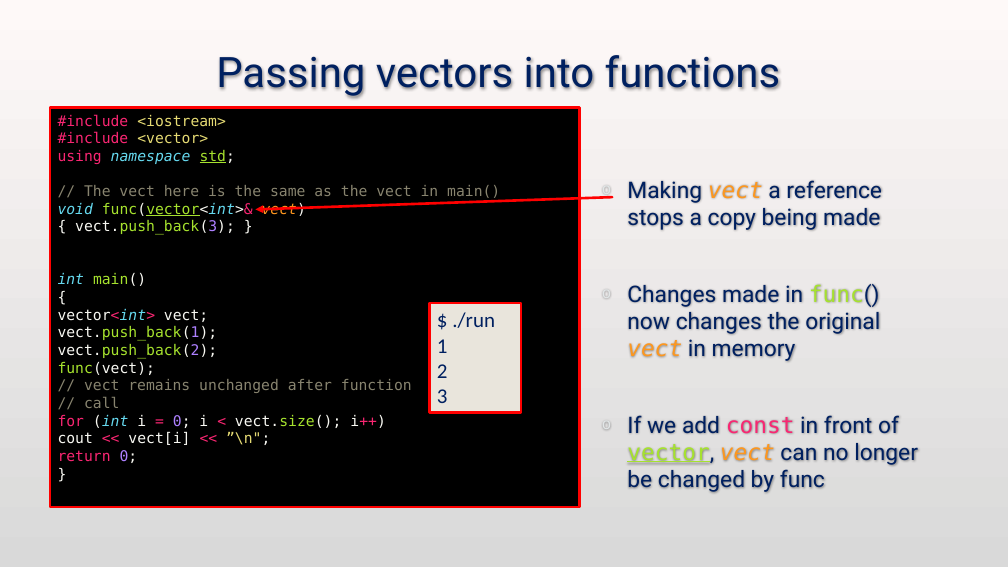
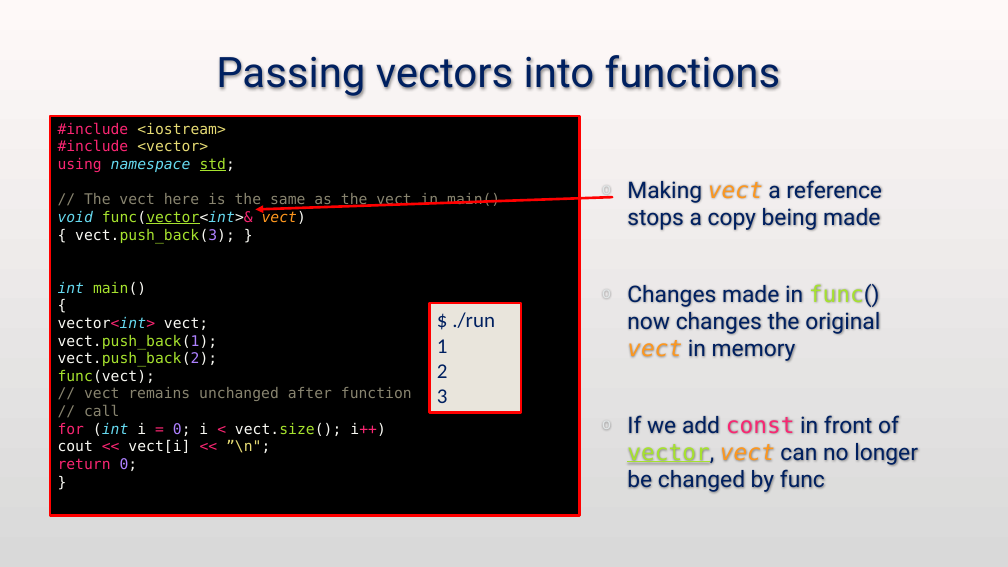
Before and after one commit to Alex-Hill94/Alex-Hill94.github.io, a slide deck: slide 49 of Workshop/Intro_to_C++/WS3.pptx. Drawn at 1008x567 pixels with LibreOffice and Linux fonts; fonts in the diff are those of the drawing; background and template pictures are left out. Boxes give left, top, right and bottom in pixels: in the first picture for what was removed or moved away, otherwise in the second. Text is boxed around its words. In the diff, an @@ line names an element or a change of style, - is before the commit and + after.

```diff
--- a/Workshop/Intro_to_C++/WS3.pptx
+++ b/Workshop/Intro_to_C++/WS3.pptx
@@ rectangle "#include <iostream>": place and size @@
-rectangle "#include <iostream>" at box(50, 107, 579, 507)
+rectangle "#include <iostream>" at box(50, 116, 579, 515)
```
Also in this commit, not shown: 5 other slides changed, 2 other files.
